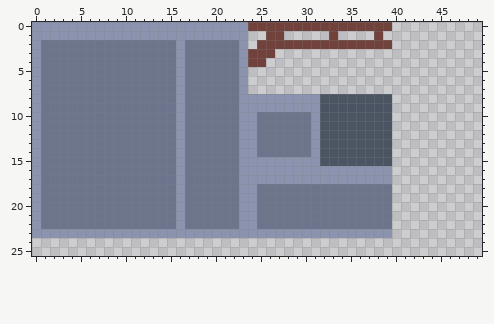
Two states of a pixel-art file, CaveBlazer/CaveBlazer/sprites/mountain-tileset.aseprite. That is the earlier state.
72x48 pixels, 1 frame. Shown: x 0..49, y 0..25.
After:
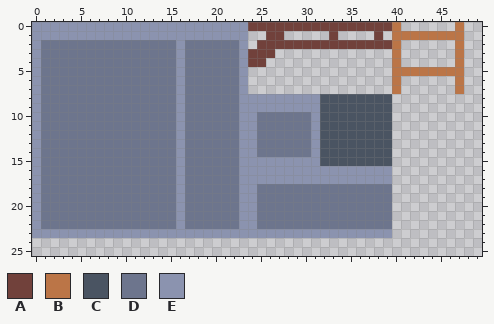
Palette (. is transparent): A #71413b  B #bb7547  C #4a5462  D #6d758d  E #8b93af
Changes in this commit:
y 0: x 40 . -> B; x 47 . -> B
y 1: x 40..47 ........ -> BBBBBBBB
y 2..4: x 40 . -> B; x 47 . -> B
y 5: x 40..47 ........ -> BBBBBBBB
y 6..7: x 40 . -> B; x 47 . -> B
